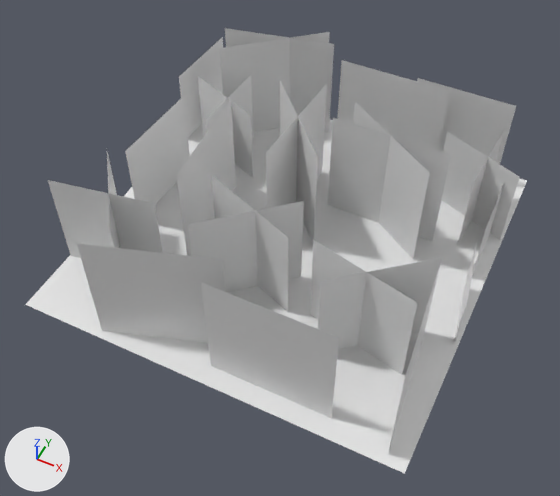
An edit to the FBX model Assets/SourceFiles/FBX/Tiles.fbx, drawn before and after from the same camera.
Before and after are seen from a camera (50 mm lens) standing at (1.19, -2.55, 3.07) and looking at (0.01, -0.19, 0.12). Every picture has the same lights, and +X, +Y and +Z are marked at lower left. Where no turn or scale is listed for an object, it has been applied to the vertices.

The first picture shows 'TileGrass'.
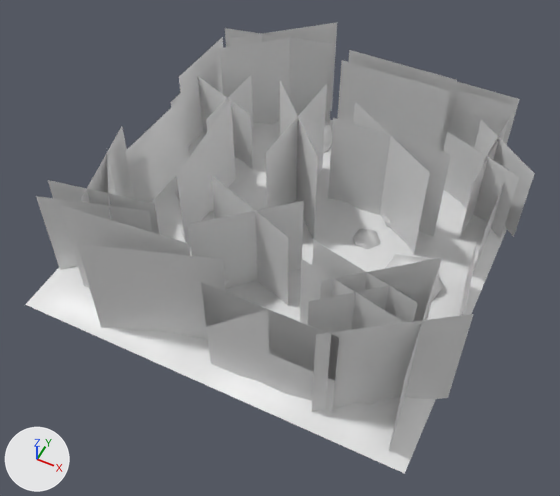
Where the change shows, as pixel boxes (x1, y1, x2, y2) in the pictures (560 x 496 px):
'TileGrassForRabbitHole', added: after (36, 22, 535, 465)
    faces in mat_grasslarge (white #e7e7e7): (60, 22, 535, 412)
    faces in mat_grassmedium (white #e7e7e7): (36, 81, 520, 333)
    faces in mat_grasssmall (white #e7e7e7): (348, 50, 457, 449)
'TileDirt', added: after (25, 120, 507, 474)
    faces in mat_mat2 (white #e7e7e7): (25, 120, 507, 474)
    faces in mat_mat3 (white #e7e7e7): (175, 121, 443, 404)

The change, as a list of edits to the scene's bpy script:
```text
Add mat_mat3:
    mat_mat3 = principled_material('mat3')
    mat_mat3.base_color = (0.8, 0.8, 0.8)  # white #e7e7e7
    mat_mat3.roughness = 0.4
Add mat_mat2:
    mat_mat2 = principled_material('mat2')
    mat_mat2.base_color = (0.8, 0.8, 0.8)  # white #e7e7e7
    mat_mat2.roughness = 0.4
Add me_plane_001:
    me_plane_001.from_pydata(...)  # 72 vertices, 18 faces; spans x -1.0..1.05, y -1.0..1.08, z 0.0..0.63
    # faces by material slot: [3, 9, 5, 1]
    me_plane_001.materials.append(mat_grasssmall)  # white #e7e7e7
    me_plane_001.materials.append(mat_grasslarge)  # white #e7e7e7
    me_plane_001.materials.append(mat_grassmedium)  # white #e7e7e7
    me_plane_001.materials.append(mat_mat1)  # white #e7e7e7
Add me_plane_003:
    me_plane_003.from_pydata(...)  # 457 vertices, 536 faces; spans x -1.0..1.0, y -1.0..1.0, z -0.03..0.15
    # faces by material slot: [256, 280]
    me_plane_003.materials.append(mat_mat2)  # white #e7e7e7
    me_plane_003.materials.append(mat_mat3)  # white #e7e7e7
Add ob_tilegrassforrabbithole:
    ob_tilegrassforrabbithole = bpy.data.objects.new('TileGrassForRabbitHole', me_plane_001)
    ob_tilegrassforrabbithole.location = (0.0, 0.0, 0.0)
Add ob_tiledirt:
    ob_tiledirt = bpy.data.objects.new('TileDirt', me_plane_003)
    ob_tiledirt.location = (0.0, 0.0, 0.0)
```
